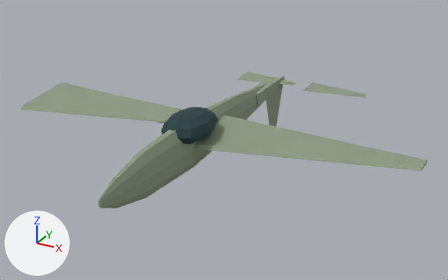
The glTF model game/assets/units/spitfire.glb as it was, and as the next commit left it.
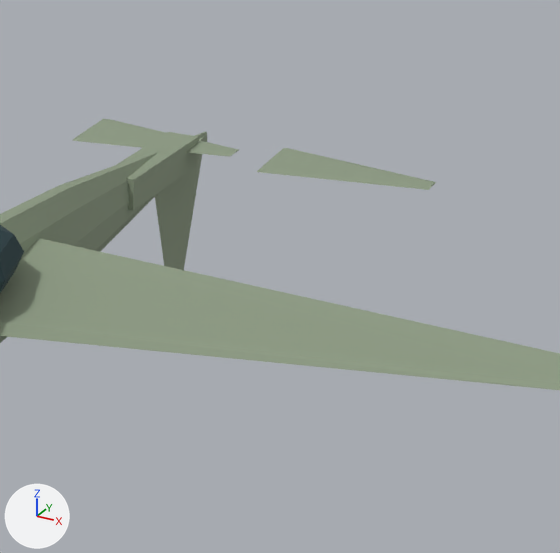
Each version is shown whole from a 50 mm camera at (7.57, -13.15, 7.61) aimed at (0.26, 0.13, 0.97), then close up on the part from 47% to 92% of the width and 10% to 82% of the height. Lighting does not change. The marker at lower left points along +X, +Y and +Z. The first two pictures are the older version. Where no turn or scale is listed for an object, it has been applied to the vertices.

The first close-up shows 'Cockpit', 'Elevator_L', 'Elevator_R', 'Fuselage', 'Rudder', 'TailBoom', 'Wing_R'.
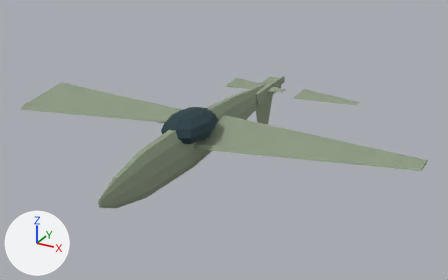
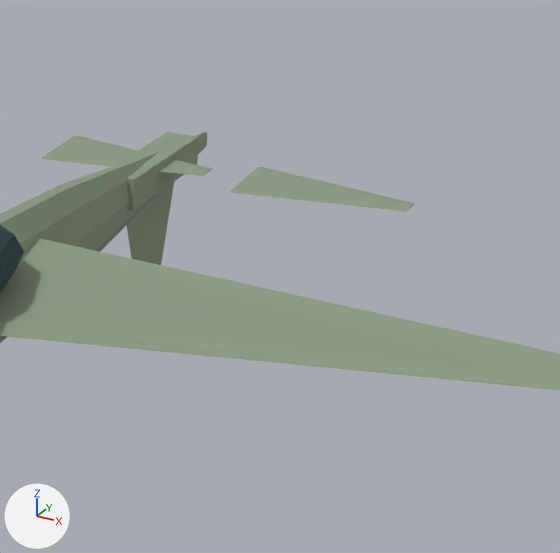
Diff of the bpy script that builds the scene:
```diff
--- a/game/assets/units/spitfire.glb.py
+++ b/game/assets/units/spitfire.glb.py
@@ ob_elevator_l @@
 ob_elevator_l = bpy.data.objects.new('Elevator_L', me_elevator_l)
-ob_elevator_l.location = (-1.13, 3.91, 1.48)
+ob_elevator_l.location = (-1.13, 3.16, 1.48)
@@ ob_elevator_r @@
 ob_elevator_r = bpy.data.objects.new('Elevator_R', me_elevator_r)
-ob_elevator_r.location = (1.13, 3.91, 1.48)
+ob_elevator_r.location = (1.13, 3.16, 1.48)
@@ ob_rudder @@
 ob_rudder = bpy.data.objects.new('Rudder', me_rudder)
-ob_rudder.location = (0.0, 3.91, 1.41)
+ob_rudder.location = (0.0, 3.16, 1.41)
```

Where the change shows, as pixel boxes [x1, y1, x2, y2] in the close-ups (560 x 553 px):
'Elevator_R', moved
    before: [257, 148, 436, 190]
    after: [230, 167, 415, 212]
'Rudder', moved
    before: [155, 136, 204, 270]
    after: [127, 182, 174, 265]
'Elevator_L', moved
    before: [72, 119, 239, 157]
    after: [41, 136, 212, 176]
